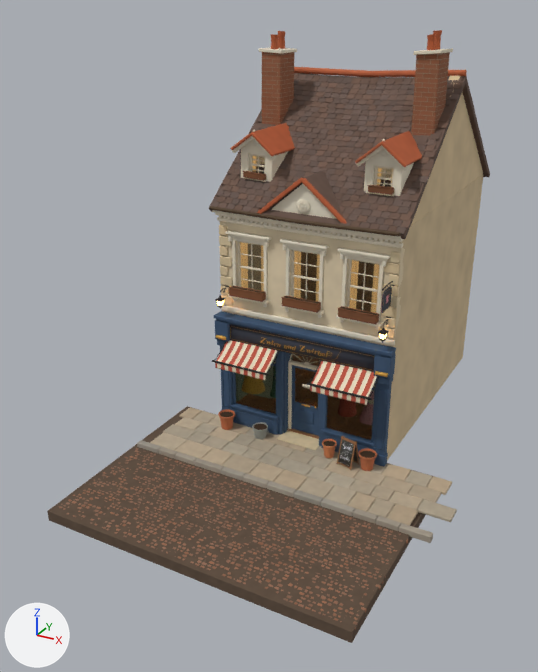
What one commit did to the Blender file assets/models/source/houses/fashion_shop_storybook.blend.
Before and after are seen from a 50 mm lens placed at (8.49, -17.46, 11.88), pointed at (-0.78, -0.61, 3.45). Arrows for +X, +Y and +Z are at lower left; the lights stay in place. The older version comes first.

Objects in the first picture: 'Bordstein', 'Dachflächen', 'Dachziegel', 'Fassade oben (Putz)', 'Gehwegplatten', 'Kopfsteinpflaster', 'Ladenfront Pfeiler', 'Ladenschild', 'Schaufenster Glas', 'Schornstein rechts', 'Seitenwände und Giebel', 'Untergrund' and 66 more.
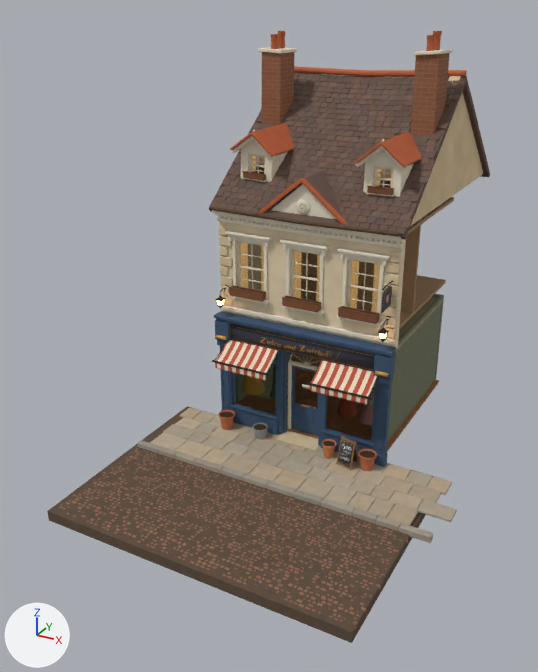
Scene script edits in JSON lines:
```json
{"block": "me_seitenwände_und_giebel", "where": "# used by ob_seitenwände_und_giebel; location = (0.0, 0.0, 0.0)"}
{"op": "remove", "block": "me_seitenwände_und_giebel", "code": "me_seitenwände_und_giebel.from_pydata(...)  # 1854 vertices, 1846 faces; spans x -2.7..2.7, y -0.02..8.01, z 0.0..10.27"}
{"op": "add", "block": "me_seitenwände_und_giebel", "code": "me_seitenwände_und_giebel.from_pydata(...)  # 768 vertices, 764 faces; spans x -2.7..2.7, y -0.04..8.0, z 0.0..10.25"}
{"block": "me_seitenwände_und_giebel", "change": "me_seitenwände_und_giebel part 1: the loose piece of 756 vertices spanning x 2.39..2.7, y 0.0..8.01, z 0.0..6.81 is deleted"}
{"block": "me_seitenwände_und_giebel", "change": "other edits to the shape of me_seitenwände_und_giebel do not show in these pictures"}
```

What differs and where, as boxes (x1, y1, x2, y2) in the pictures (538 x 672 px):
```json
{"object": "Seitenwände und Giebel", "change": "reshaped", "before": [387, 75, 483, 460], "after": [411, 76, 483, 225]}
{"part": 1, "of": "me_seitenwände_und_giebel", "change": "deleted", "before": [387, 175, 483, 460], "on screen": "brown"}
{"object": "Laden Raum", "change": "unchanged, uncovered by the edit", "after": [387, 294, 444, 442]}
{"object": "Zimmer oben", "change": "unchanged, uncovered by the edit", "after": [399, 197, 454, 329]}
```
